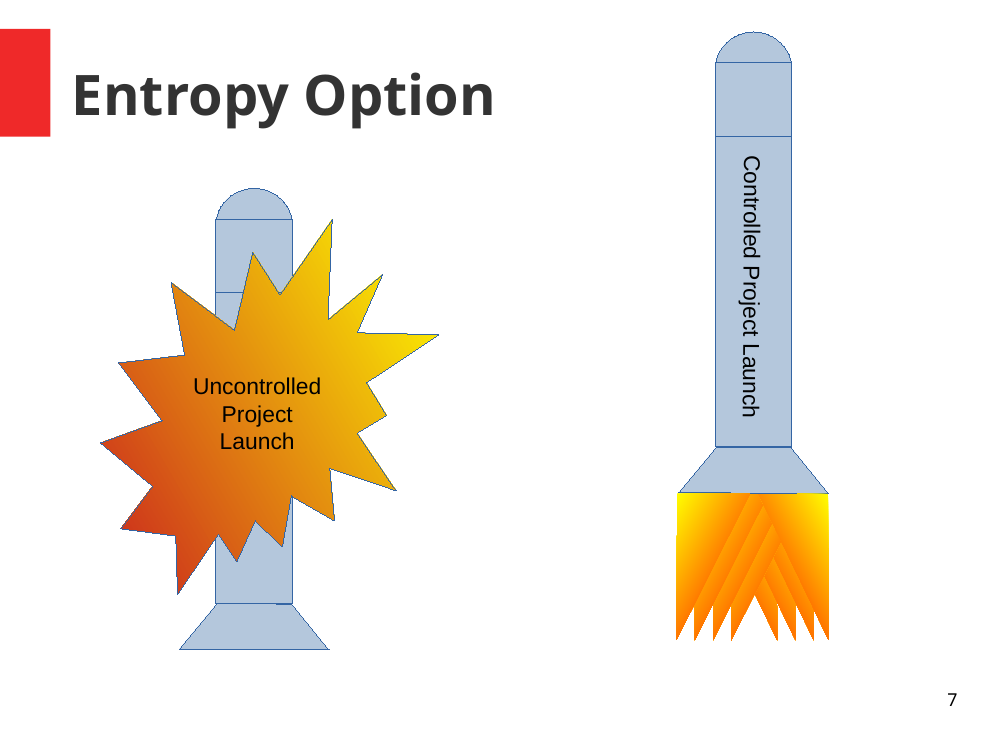
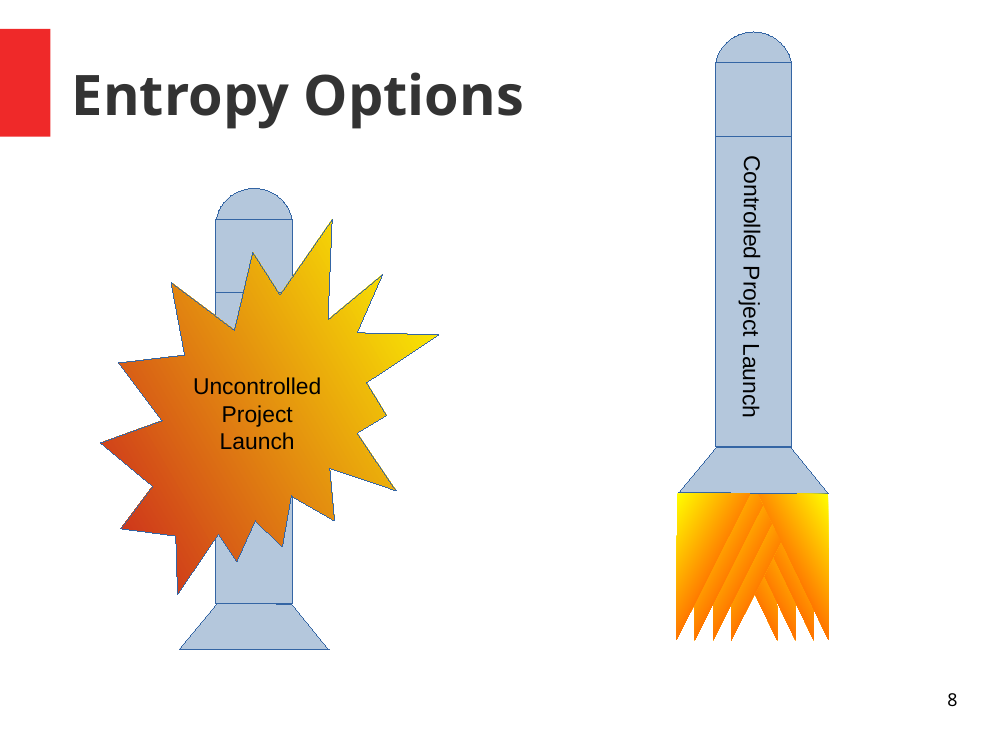
Before and after one commit to MrAbsaroka/Presentations, a slide deck: slide 8 of MattFerguson-0111-2021.11.04.odp (slide 7 before the commit). Drawn at 1008x756 pixels with LibreOffice and Linux fonts; fonts in the diff are those of the drawing. Boxes give left, top, right and bottom in pixels: in the first picture for what was removed or moved away, otherwise in the second. Text is boxed around its words. In the diff, an @@ line names an element or a change of style, - is before the commit and + after.

```diff
--- a/MattFerguson-0111-2021.11.04.odp
+++ b/MattFerguson-0111-2021.11.04.odp
@@ title at (x1=72, y1=72, x2=524, y2=129): text changed @@
-Entropy Option
+Entropy Options
@@ page number at (x1=947, y1=693, x2=957, y2=706): text changed @@
-7
+8
```
Also in this commit, not shown: 3 other slides changed, 20 slides added, 1 other file.
